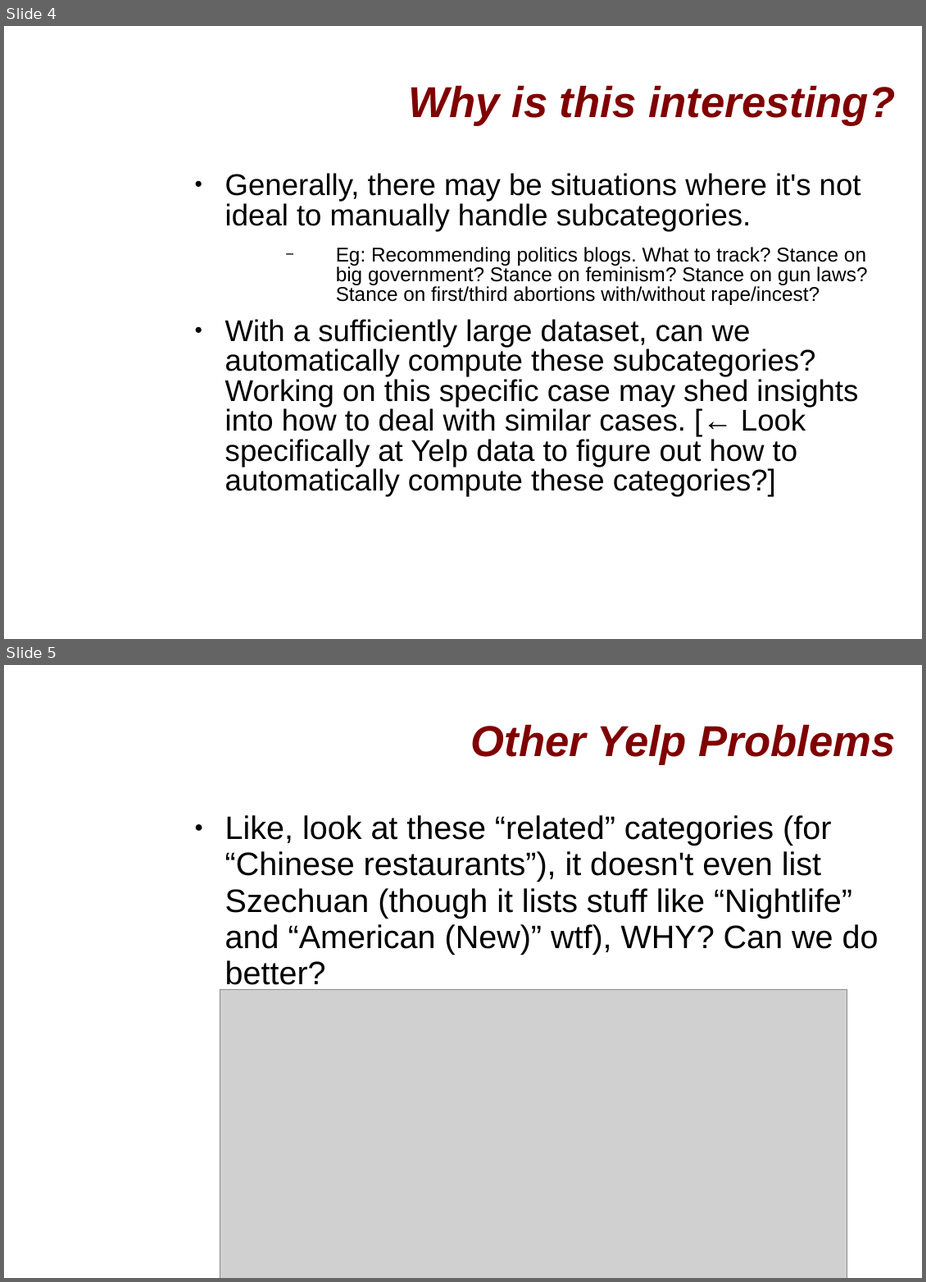
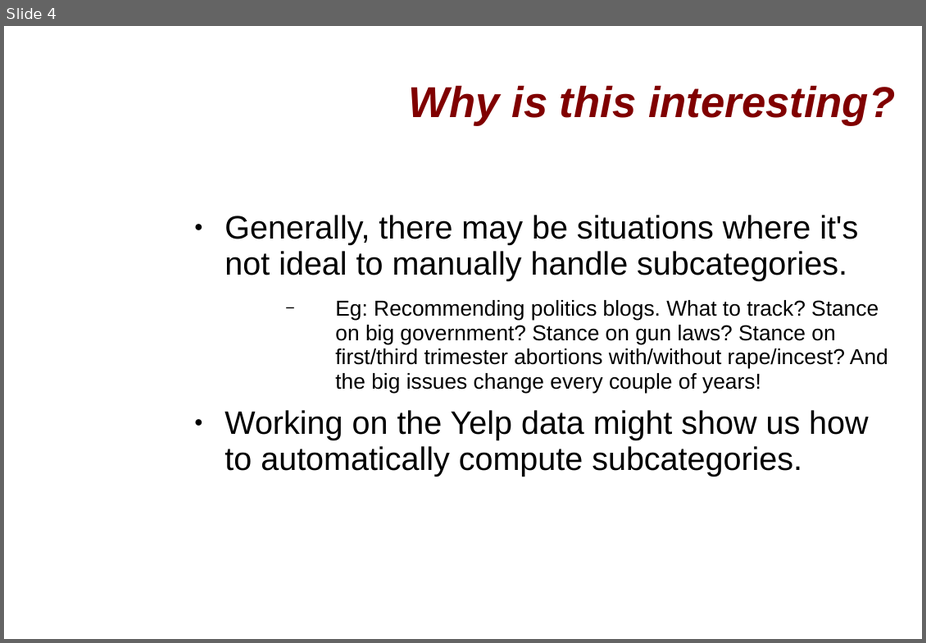
Before and after one commit to chylu/cs123-yelp-project, a slide deck: proposal_presentation.ppt. Shown one above the other, each under a label of ours: slides 4 and 5 before the commit, slide 4 after it. The pictures are 926x1282 and 926x643 pixels, drawn with LibreOffice and Linux fonts; fonts in the diff are those of the drawing; grey boxes stand for pictures; background and template pictures are left out. Boxes give left, top, right and bottom in pixels: in the first picture for what was removed or moved away, otherwise in the second. Text is boxed around its words. In the diff, an @@ line names an element or a change of style, - is before the commit and + after.

```diff
--- a/proposal_presentation.ppt
+++ b/proposal_presentation.ppt
@@ slide 5 removed at [4,665,922,1278], background picture (left out) @@
@@ title removed at [471,724,896,765] @@
-Other Yelp Problems
@@ text removed at [225,815,879,991] @@
-● Like, look at these “related” categories (for “Chinese restaurants”), it doesn't even list Szechuan (though it lists stuff like “Nightlife” and “American (New)” wtf), WHY? Can we do better?
@@ picture removed at [220,989,847,1278] @@
@@ slide 4 changed as well @@
@@ text "Generally, there may be situations ...": place and size @@
-text "Generally, there may be situations ..." at [225,173,867,496]
+text "Generally, there may be situations ..." at [225,215,889,476]
@@ text at [225,215,858,281]: size 25 to 27 pt in "Generally, there may be situations where it's ..."; line spacing 0.83 to 0.93 @@
@@ text at [225,300,889,476]: text changed; size 25 to 18 pt @@
-  − Eg: Recommending politics blogs. What to track? Stance on big government? Stance on feminism? Stance on gun laws? Stance on first/third abortions with/without rape/incest?
-● With a sufficiently large dataset, can we automatically compute these subcategories? Working on this specific case may shed insights into how to deal with similar cases. [← Look specifically at Yelp data to figure out how to automatically compute these categories?]
+  − Eg: Recommending politics blogs. What to track? Stance on big government? Stance on gun laws? Stance on first/third trimester abortions with/without rape/incest? And the big issues change every couple of years!
+● Working on the Yelp data might show us how to automatically compute subcategories.
```
Also in this commit, not shown: 6 other slides changed, 1 slide added.
